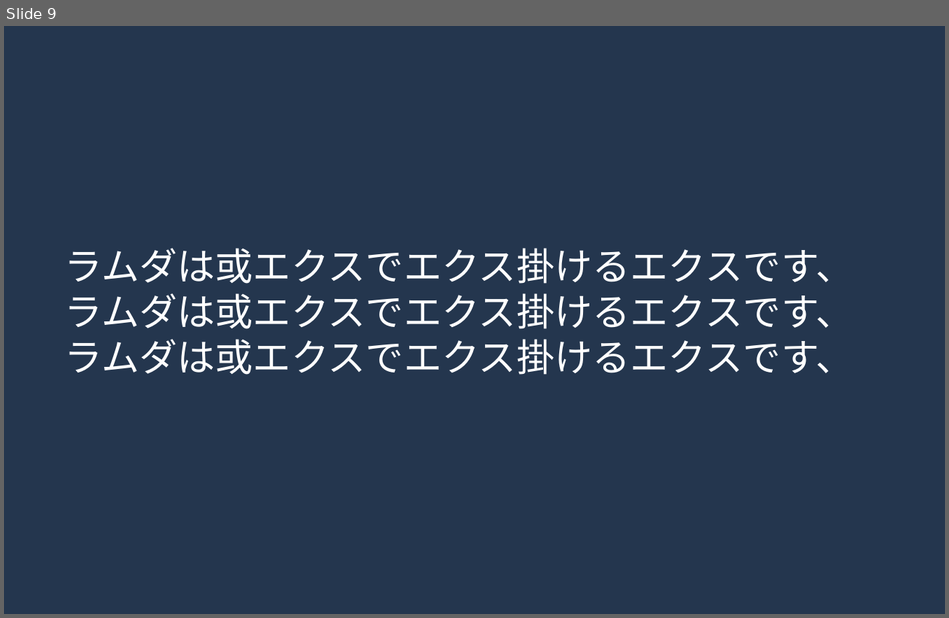
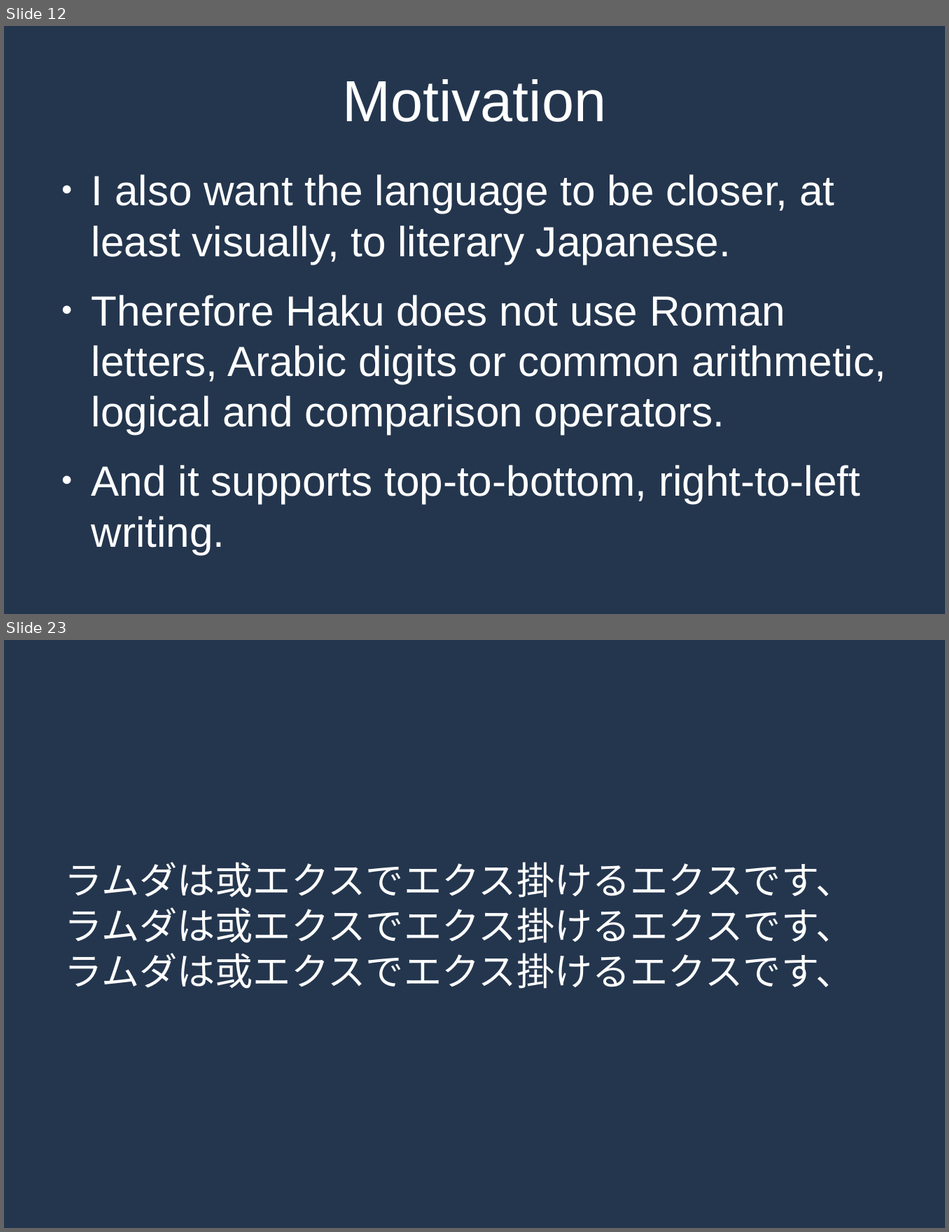
Before and after one commit to MrPicklePinosaur/haku, a slide deck: haku-talk/haku-talk.odp. Shown one above the other, each under a label of ours: slide 9 before the commit, slides 12 and 23 after it; the slides between them are not shown. The pictures are 949x618 and 949x1232 pixels, drawn with LibreOffice and Linux fonts; fonts in the diff are those of the drawing. Boxes give left, top, right and bottom in pixels: in the first picture for what was removed or moved away, otherwise in the second. Text is boxed around its words. In the diff, an @@ line names an element or a change of style, - is before the commit and + after.

```diff
--- a/haku-talk/haku-talk.odp
+++ b/haku-talk/haku-talk.odp
@@ slide 12 added at (4, 26, 945, 614), background #24364E @@
@@ title added at (342, 79, 606, 122), 48.9 pt, text #FFFFFF @@
+Motivation
@@ text added at (92, 174, 886, 503), 35.6 pt, text #FFFFFF @@
+● I also want the language to be closer, at least visually, to literary Japanese.
+● Therefore Haku does not use Roman letters, Arabic digits or common arithmetic, logical and comparison operators.
+● And it supports top-to-bottom, right-to-left writing.
@@ what was slide 9 is now slide 23 @@
```
Also in this commit, not shown: 2 slides changed, 19 other slides added, 6 slides removed, 1 other file.
